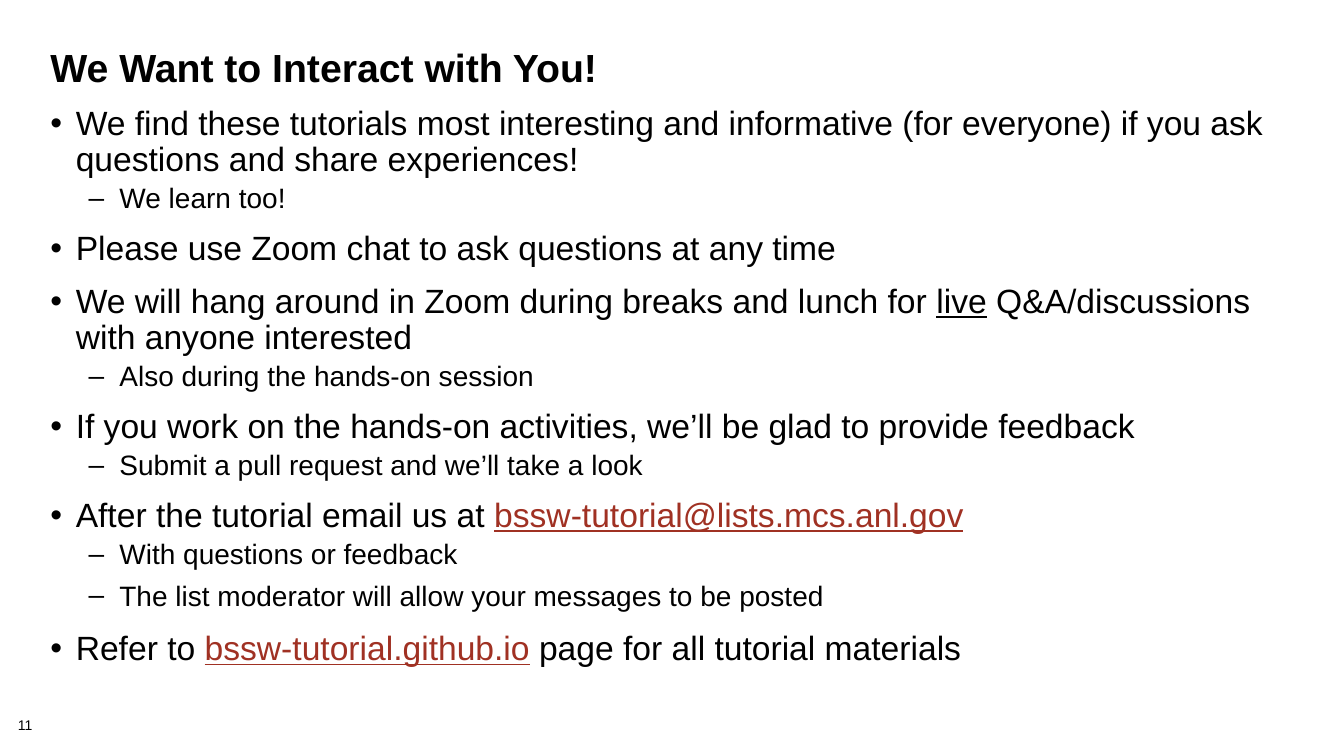
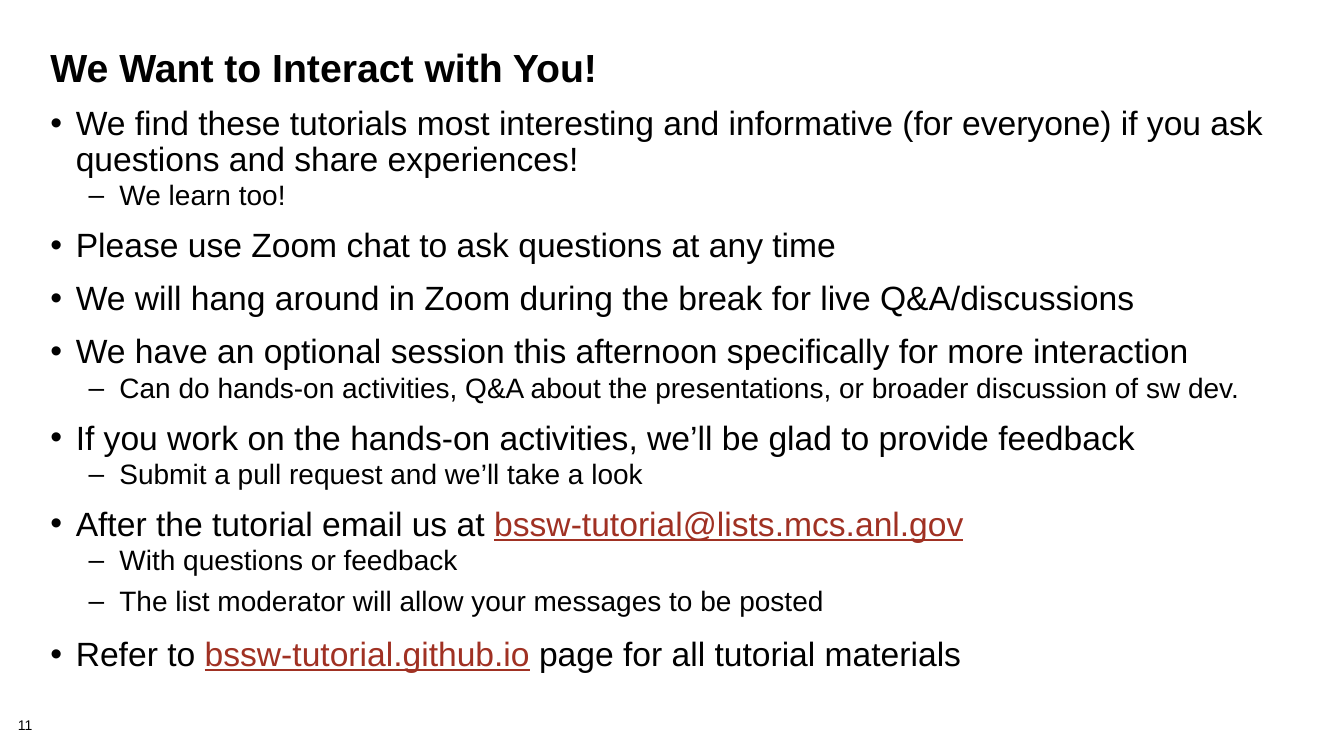
Before and after one commit to bssw-tutorial/presentations, a slide deck: slide 11 of intro.pptx. Drawn at 1344x756 pixels with LibreOffice and Linux fonts; fonts in the diff are those of the drawing; background and template pictures are left out. Boxes give left, top, right and bottom in pixels: in the first picture for what was removed or moved away, otherwise in the second. Text is boxed around its words. In the diff, an @@ line names an element or a change of style, - is before the commit and + after.

```diff
--- a/intro.pptx
+++ b/intro.pptx
@@ text at <box>119,184,642,575</box>: less space between paragraphs @@
@@ text at <box>76,285,1239,403</box>: text changed @@
-• We will hang around in Zoom during breaks and lunch for live Q&A/discussions with anyone interested
-  – Also during the hands-on session
+• We will hang around in Zoom during the break for live Q&A/discussions
+• We have an optional session this afternoon specifically for more interaction
+  – Can do hands-on activities, Q&A about the presentations, or broader discussion of sw dev.
```
Also in this commit, not shown: 4 other slides changed.
